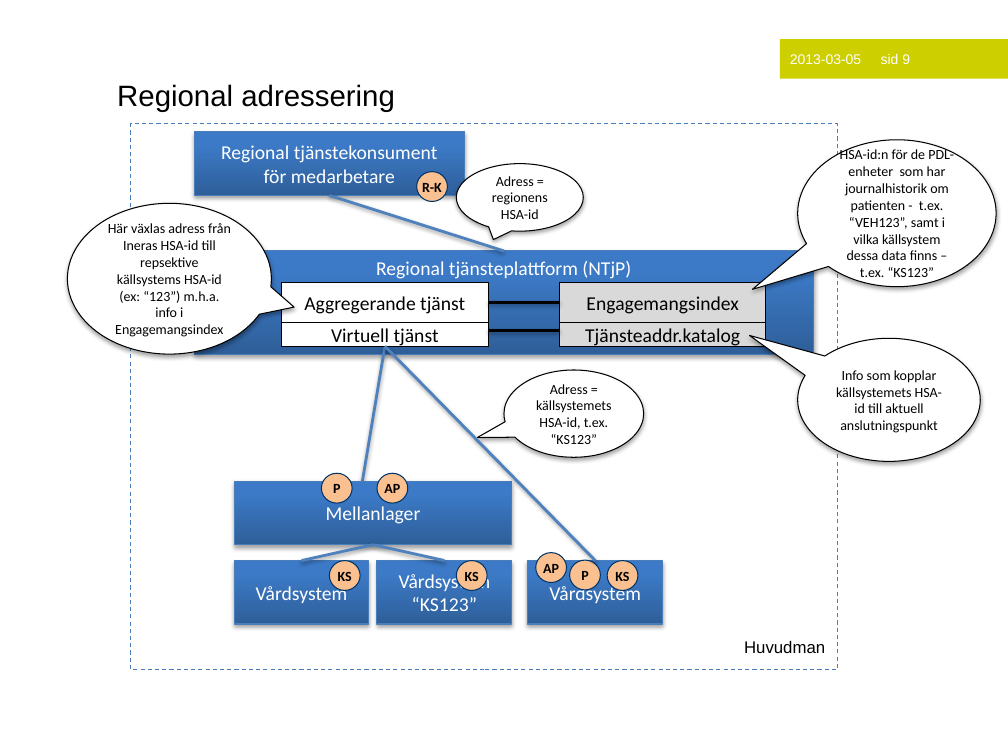
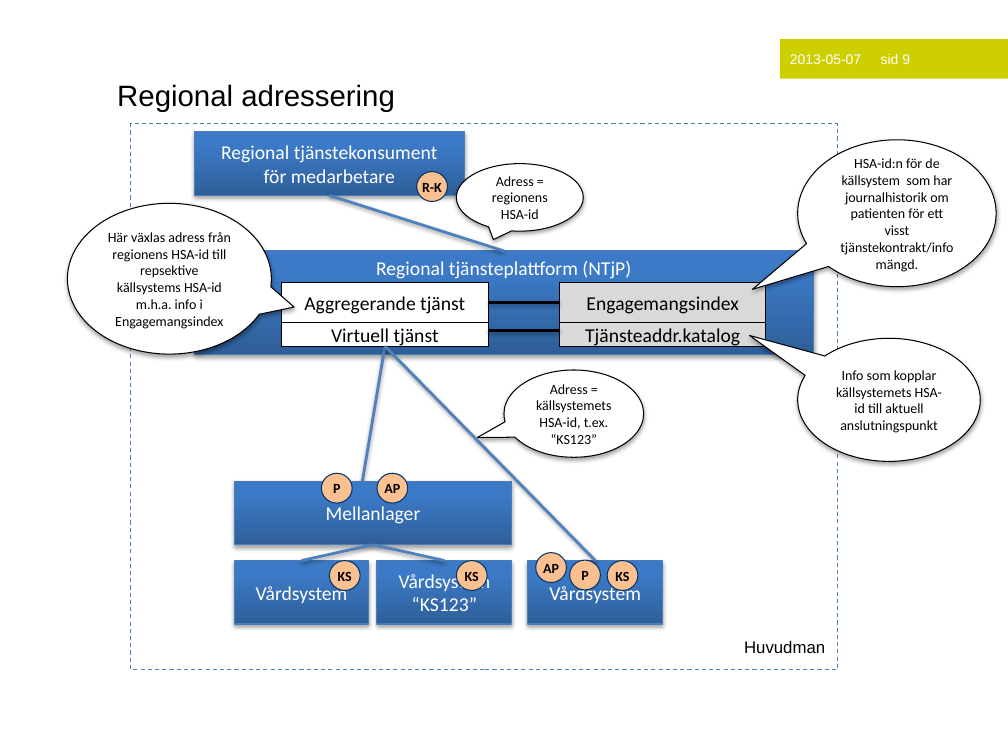
Before and after one commit to admstar/rivta, a slide deck: slide 9 of ServiceInteractions/riv/clinicalprocess/logistics/logistics/trunk/docs/TD_Logistics.pptx. Drawn at 1008x756 pixels with LibreOffice and Linux fonts; fonts in the diff are those of the drawing; background and template pictures are left out. Boxes give left, top, right and bottom in pixels: in the first picture for what was removed or moved away, otherwise in the second. Text is boxed around its words. In the diff, an @@ line names an element or a change of style, - is before the commit and + after.

```diff
--- a/ServiceInteractions/riv/clinicalprocess/logistics/logistics/trunk/docs/TD_Logistics.pptx
+++ b/ServiceInteractions/riv/clinicalprocess/logistics/logistics/trunk/docs/TD_Logistics.pptx
@@ text in rectangle at box(790, 54, 910, 64): text changed @@
-2013-03-05 sid 9
+2013-05-07 sid 9
@@ text in speech bubble at box(840, 158, 953, 255): text changed @@
-HSA-id:n för de PDL-enheter som har journalhistorik om patienten - t.ex. “VEH123”, samt i vilka källsystem dessa data finns – t.ex. “KS123”
+HSA-id:n för de källsystem som har journalhistorik om patienten för ett visst tjänstekontrakt/infomängd.
@@ text in speech bubble at box(108, 232, 231, 329): text changed @@
-Här växlas adress från Ineras HSA-id till repsektive källsystems HSA-id (ex: “123”) m.h.a. info i Engagemangsindex
+Här växlas adress från regionens HSA-id till repsektive källsystems HSA-id m.h.a. info i Engagemangsindex
```
Also in this commit, not shown: 5 other slides changed, 1 slide added, 2 other files.
